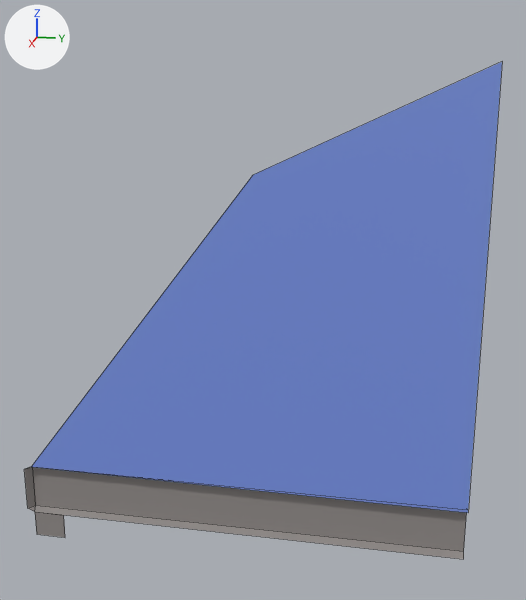
Renders of the OBJ model game/sources/meshes/geometry/meshes/roof_a_side.obj from each side of a commit.
Rendered twice from a 50 mm camera at (3.07, 2.18, 2.33) aimed at (-1.08, 1.35, 1.29). The lights are fixed; the arrows at upper left show +X, +Y and +Z. The picture after the commit comes second. Mesh edges are drawn as thin lines. Where no turn or scale is listed for an object, it has been applied to the vertices. Vertices at exactly the same position are counted once.

Objects in the first picture: 'roof_a_side'.
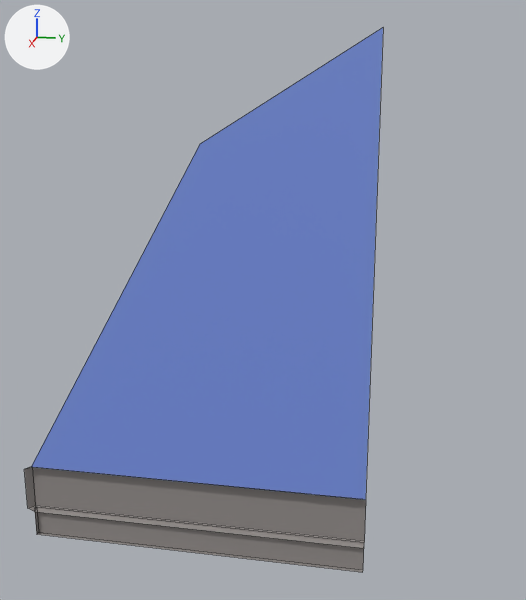
The change, as JSON lines over the scene's bpy script:
```json
{"block": "me_roof_a_side", "where": "# used by ob_roof_a_side; location = (0.0, 0.0, 0.0)"}
{"block": "me_roof_a_side", "where": "# verts and faces of me_roof_a_side; kept vertices keep their numbers, new ones are numbered from 16"}
{"block": "me_roof_a_side", "where": "# before: 0 (-1.0, 2.61, 2.62) at pixel (502, 61), 1 (-1.0, 1.3, 2.03) at pixel (252, 175), 2 (-1.0, -0.21, -0.24) at pixel (34, 511), 8 (-1.0, 2.6, -0.24) at pixel (463, 559), 9 (-1.0, 2.6, 0.09) at pixel (467, 509)"}
{"block": "me_roof_a_side", "where": "# before: 10 (-1.05, 2.6, -0.22) at pixel (463, 551), 11 (-1.05, 2.6, 0.07), 12 (-1.0, 2.6, 0.07) at pixel (468, 512), 13 (-1.0, -0.21, -0.41) at pixel (36, 534), 14 (-1.0, 0.0, -0.41) at pixel (65, 537)"}
{"block": "me_roof_a_side", "where": "# before: 15 (-1.0, 0.0, -0.24) at pixel (63, 515)"}
{"op": "remove", "block": "me_roof_a_side", "code": "me_roof_a_side.from_pydata(...)  # 16 vertices, 8 faces; spans x -1.05..-1.0, y -0.26..2.61, z -0.41..2.62"}
{"op": "add", "block": "me_roof_a_side", "code": "me_roof_a_side.from_pydata(...)  # 20 vertices, 10 faces; spans x -1.05..-1.0, y -0.26..2.0, z -0.41..2.8"}
{"block": "me_roof_a_side", "change": "me_roof_a_side part 1"}
{"op": "add", "block": "me_roof_a_side", "code": "delete_vertices([14, 15])  # with the faces that use them"}
{"op": "add", "block": "me_roof_a_side", "code": "for i in [*range(8, 12)]: verts[i] += (0.0, -0.6, 0.0)"}
{"op": "add", "block": "me_roof_a_side", "code": "verts[0] = (-1.0, 2.0, 2.8)  # moved, pixel (383, 27)"}
{"op": "add", "block": "me_roof_a_side", "code": "verts[1] = (-1.0, 1.0, 2.2)  # moved, pixel (199, 144)"}
{"op": "add", "block": "me_roof_a_side", "code": "verts[12] = (-1.0, 2.0, 0.09)  # moved, pixel (365, 499)"}
{"op": "add", "block": "me_roof_a_side", "code": "verts[16] = (-1.0, -0.21, -0.22)  # pixel (34, 508)"}
{"op": "add", "block": "me_roof_a_side", "code": "verts[17] = (-1.0, 2.0, -0.41)  # pixel (362, 572)"}
{"op": "add", "block": "me_roof_a_side", "code": "verts[18] = (-1.03, -0.21, -0.22)  # pixel (36, 506)"}
{"op": "add", "block": "me_roof_a_side", "code": "verts[19] = (-1.03, -0.21, -0.41)  # pixel (38, 532)"}
{"op": "add", "block": "me_roof_a_side", "code": "verts[20] = (-1.03, 2.0, -0.41)  # pixel (363, 569)"}
{"op": "add", "block": "me_roof_a_side", "code": "verts[21] = (-1.03, 2.0, -0.22)  # pixel (364, 542)"}
{"op": "add", "block": "me_roof_a_side", "code": "faces += [(18, 21, 20, 19), (13, 19, 20, 17), (13, 16, 18, 19)]  # mat_concrete (grey #928d8a)"}
```

Pixel boxes [x1, y1, x2, y2] of what changed, in the pictures (526 x 600 px):
```json
{"object": "roof_a_side", "change": "reshaped", "before": [24, 62, 502, 559], "after": [24, 28, 383, 572], "on screen": "25% narrower, 9% taller"}
{"part": 1, "of": "me_roof_a_side", "change": "reshaped", "before": [31, 62, 502, 559], "after": [31, 28, 383, 572]}
```
